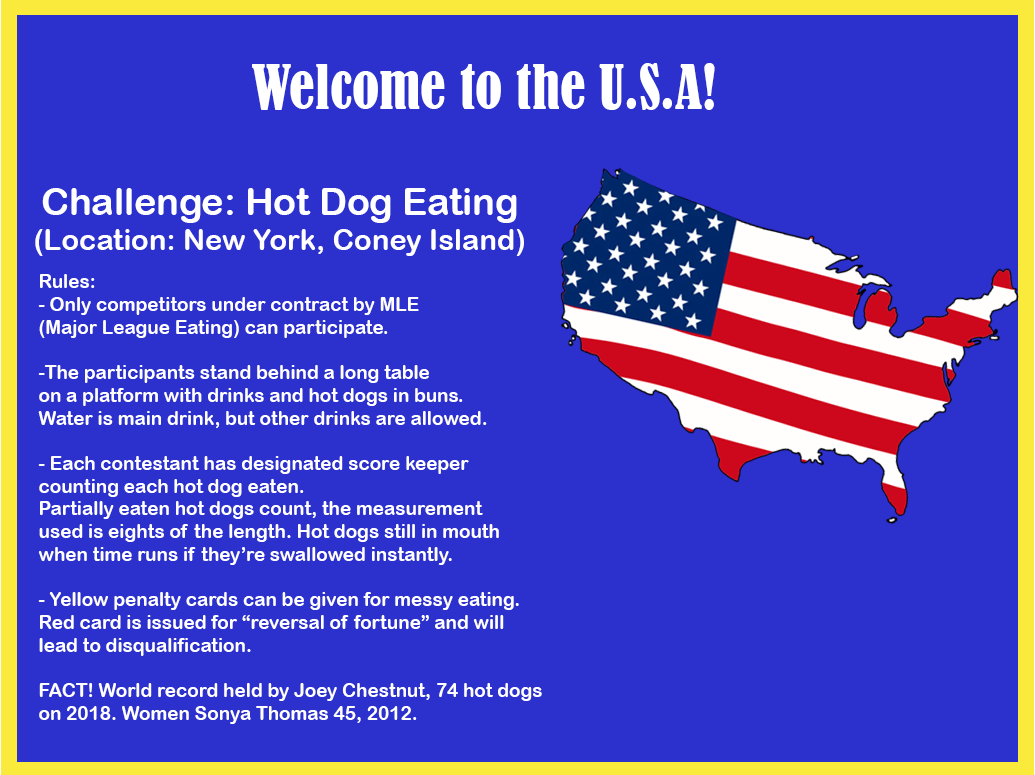
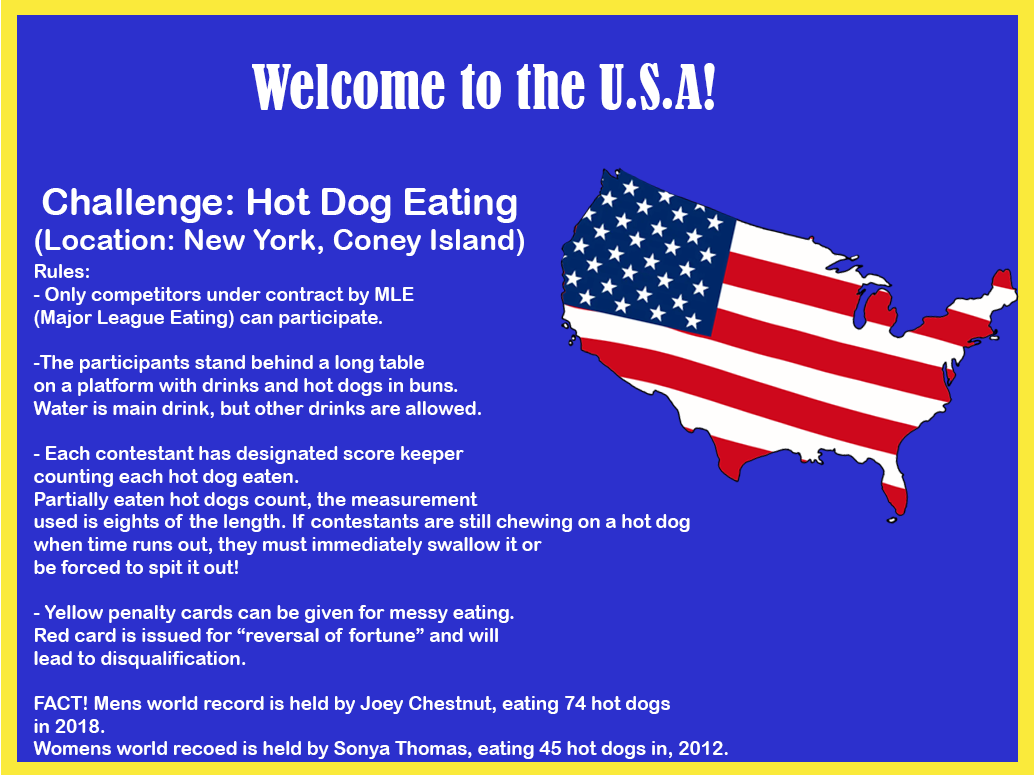
Before/after of a w=1035, h=775 layered artwork. What changed in the layer stack:
painted on "Rules: - Only competitors under contract by MLE (Major League" over [33, 264, 728, 759]
